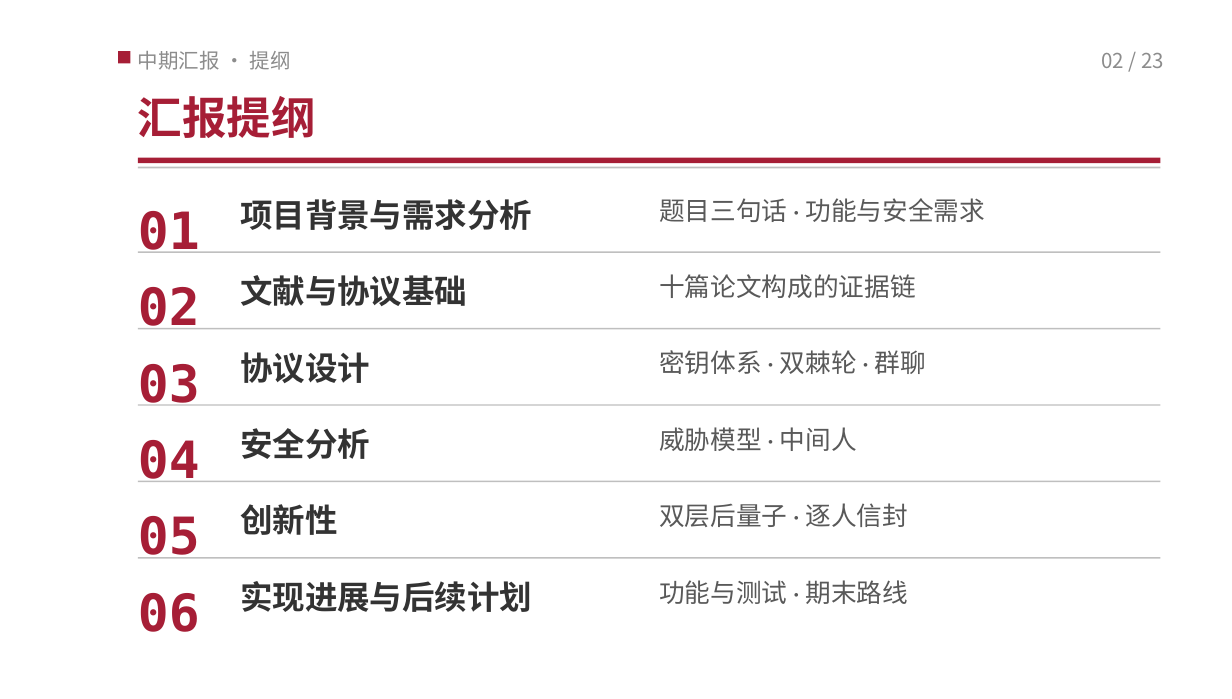
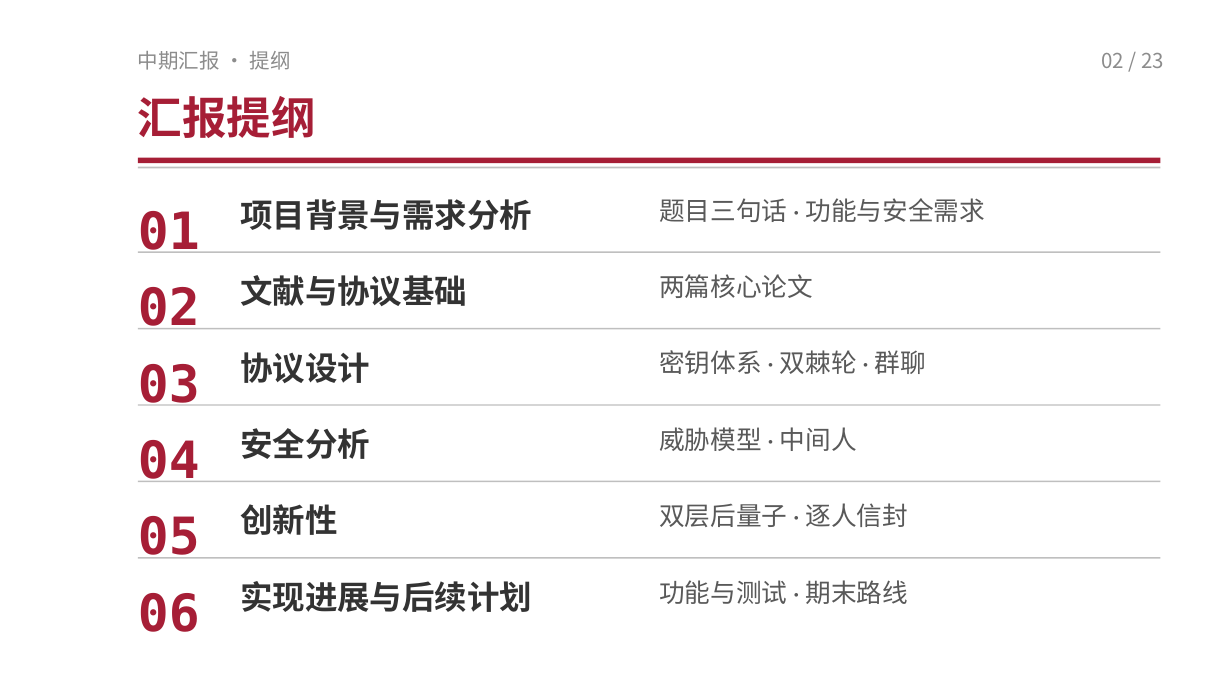
Before and after one commit to TomHaoZi/ECNUchat, a slide deck: slide 2 of 中期汇报/ECNUchat-中期汇报.pptx. Drawn at 1232x699 pixels with LibreOffice and Linux fonts; fonts in the diff are those of the drawing. Boxes give left, top, right and bottom in pixels: in the first picture for what was removed or moved away, otherwise in the second. Text is boxed around its words. In the diff, an @@ line names an element or a change of style, - is before the commit and + after.

Commit message:
文献页改为两篇核心论文（Fiedler & Günther PQXDH / Bienstock 等双棘轮），嵌入论文原图（PQXDH 协议图、双棘轮钥匙演化图）配简短说明；去掉章节红方块与左侧竖条；提纲与讲稿同步改两篇

```diff
--- a/中期汇报/ECNUchat-中期汇报.pptx
+++ b/中期汇报/ECNUchat-中期汇报.pptx
@@ rectangle removed at (118, 51, 131, 63) @@
@@ text at (659, 274, 813, 298): text changed @@
-十篇论文构成的证据链
+两篇核心论文
```
Also in this commit, not shown: 20 other slides changed, 5 other files.
